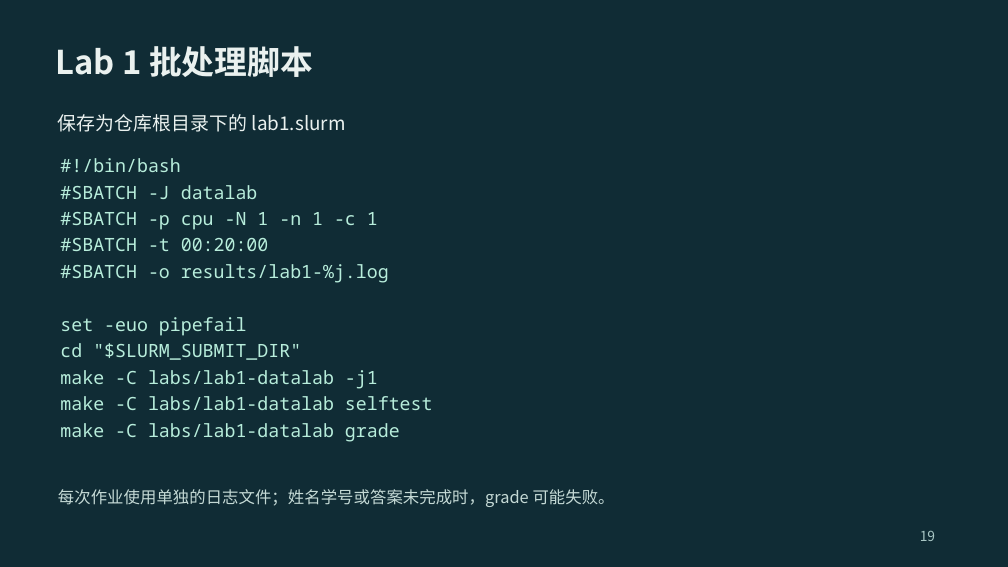
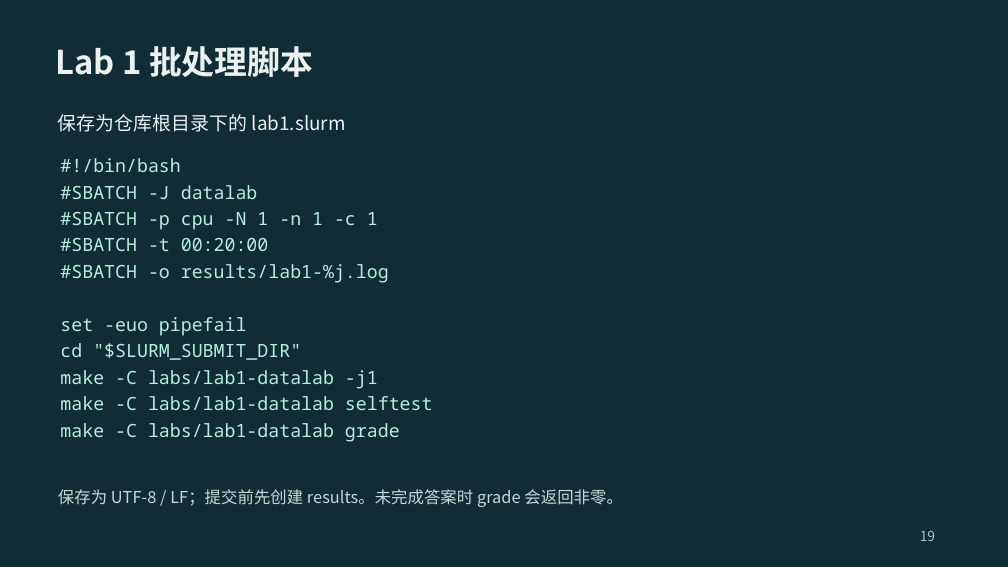
Before and after one commit to 2026-fall-calabs/calabs-2026-fall-starter, a slide deck: slide 19 of docs/交我算平台Lab运行指南-学生版.pptx. Drawn at 1008x567 pixels with LibreOffice and Linux fonts; fonts in the diff are those of the drawing. Boxes give left, top, right and bottom in pixels: in the first picture for what was removed or moved away, otherwise in the second. Text is boxed around its words. In the diff, an @@ line names an element or a change of style, - is before the commit and + after.

```diff
--- a/docs/交我算平台Lab运行指南-学生版.pptx
+++ b/docs/交我算平台Lab运行指南-学生版.pptx
@@ text at <box>58,489,623,507</box>: text changed @@
-每次作业使用单独的日志文件；姓名学号或答案未完成时，grade 可能失败。
+保存为 UTF-8 / LF；提交前先创建 results。未完成答案时 grade 会返回非零。
```
Also in this commit, not shown: 10 other slides changed, 2 other files.
